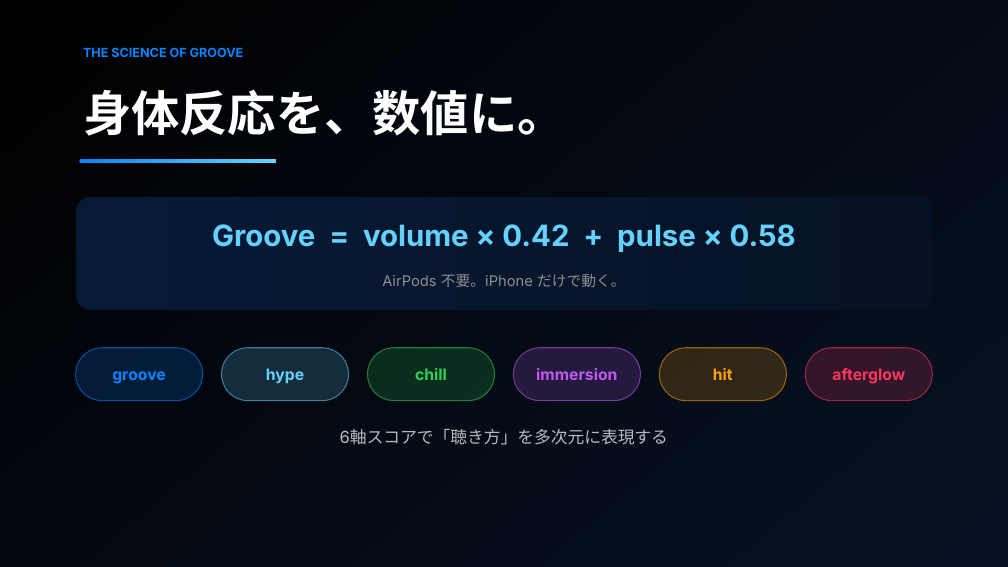
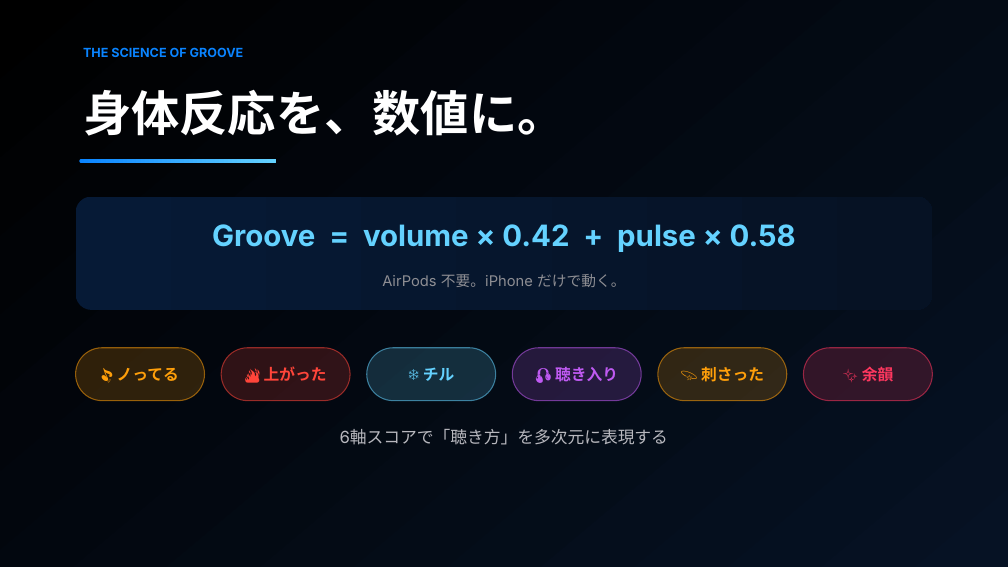
Before and after one commit to engineer-guild-hackathon-2026-05/team-10, a slide deck: slide 9 of docs/slides/howtune_final.pptx. Drawn at 1008x567 pixels with LibreOffice and Linux fonts; fonts in the diff are those of the drawing. Boxes give left, top, right and bottom in pixels: in the first picture for what was removed or moved away, otherwise in the second. Text is boxed around its words. In the diff, an @@ line names an element or a change of style, - is before the commit and + after.

```diff
--- a/docs/slides/howtune_final.pptx
+++ b/docs/slides/howtune_final.pptx
@@ rounded rectangle "🎵 ノってる" at (76,348,205,401): fill #0A84FF at 18% opacity to #FF9F0A at 18% opacity; outline #0A84FF 1 pt to #FF9F0A 1 pt @@
@@ rounded rectangle "🔥 上がった" at (222,348,351,401): fill #64D2FF at 18% opacity to #FF453A at 18% opacity; outline #64D2FF 1 pt to #FF453A 1 pt @@
@@ rounded rectangle "❄️ チル" at (367,348,496,401): fill #30D158 at 18% opacity to #64D2FF at 18% opacity; outline #30D158 1 pt to #64D2FF 1 pt @@
@@ text in rounded rectangle at (117,368,179,381): text changed; text colour #0A84FF to #FF9F0A @@
-groove
+🎵 ノってる
@@ text in rounded rectangle at (264,366,327,381): text changed; text colour #64D2FF to #FF453A @@
-hype
+🔥 上がった
@@ text in rounded rectangle at (423,367,455,381): text changed; text colour #30D158 to #64D2FF @@
-chill
+❄️ チル
@@ text in rounded rectangle at (555,367,618,382): text changed @@
-immersion
+🎧 聴き入り
@@ text in rounded rectangle at (701,366,764,382): text changed @@
-hit
+💫 刺さった
@@ text in rounded rectangle at (862,367,893,382): text changed @@
-afterglow
+✨ 余韻
```
Also in this commit, not shown: 2 other slides changed, 5 other files.
